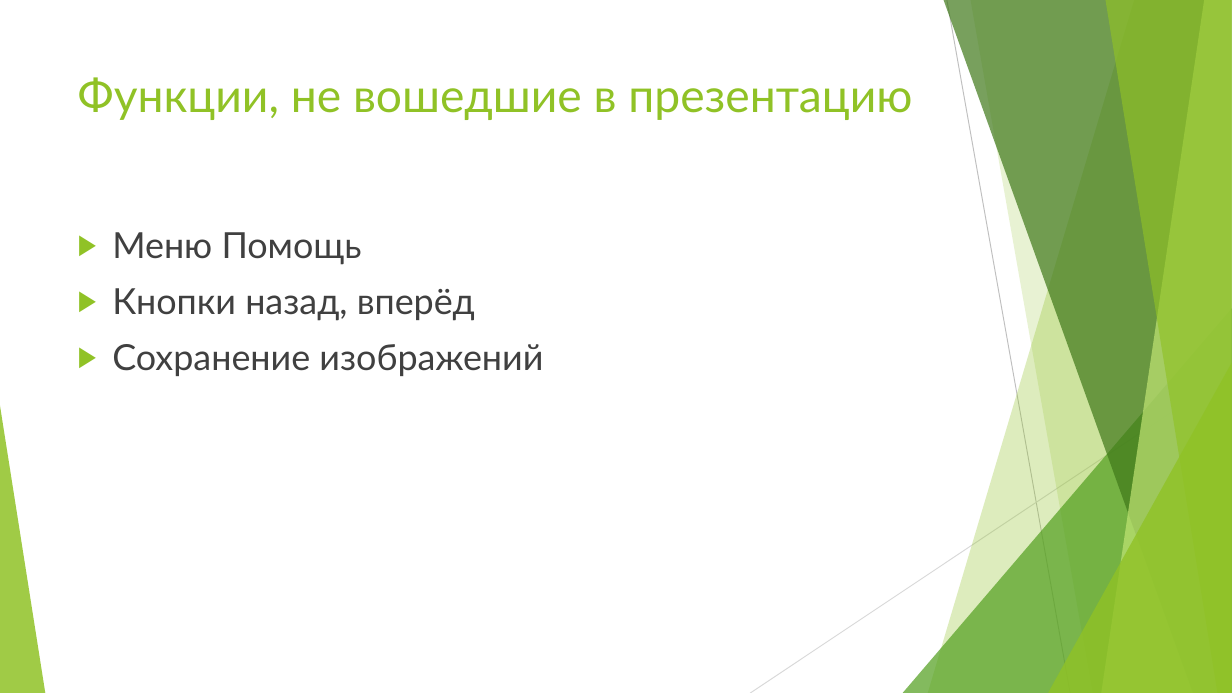
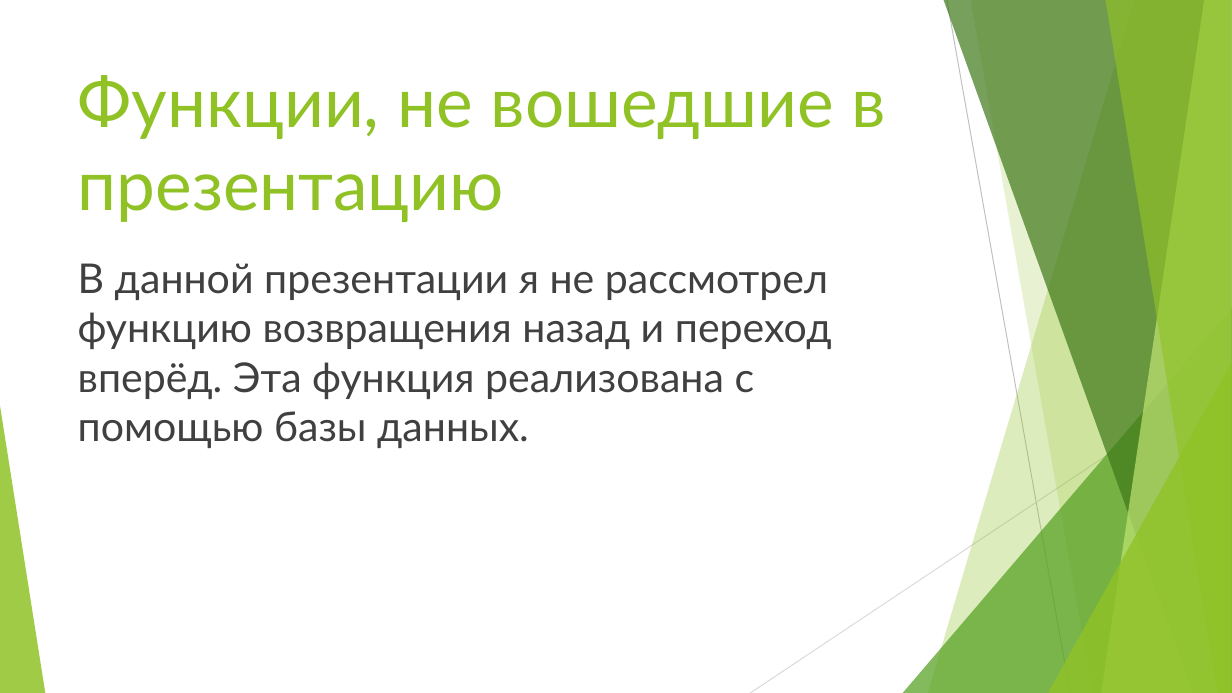
Before and after one commit to Fazam-coder/graphics_editor, a slide deck: slide 8 of Презентация QT.pptx. Drawn at 1232x693 pixels with LibreOffice and Linux fonts; fonts in the diff are those of the drawing. Boxes give left, top, right and bottom in pixels: in the first picture for what was removed or moved away, otherwise in the second. Text is boxed around its words. In the diff, an @@ line names an element or a change of style, - is before the commit and + after.

```diff
--- a/Презентация QT.pptx
+++ b/Презентация QT.pptx
@@ title "Функции, не вошедшие в презентацию" at [78,75,886,222]: size 36 to 54 pt @@
@@ text at [78,263,832,448]: text changed; size 28 to 32 pt @@
-▶ Меню Помощь
-▶ Кнопки назад, вперёд
-▶ Сохранение изображений
+В данной презентации я не рассмотрел функцию возвращения назад и переход вперёд. Эта функция реализована с помощью базы данных.
```
Also in this commit, not shown: 6 other slides changed, 1 slide added, 1 slide removed, 12 other files.
